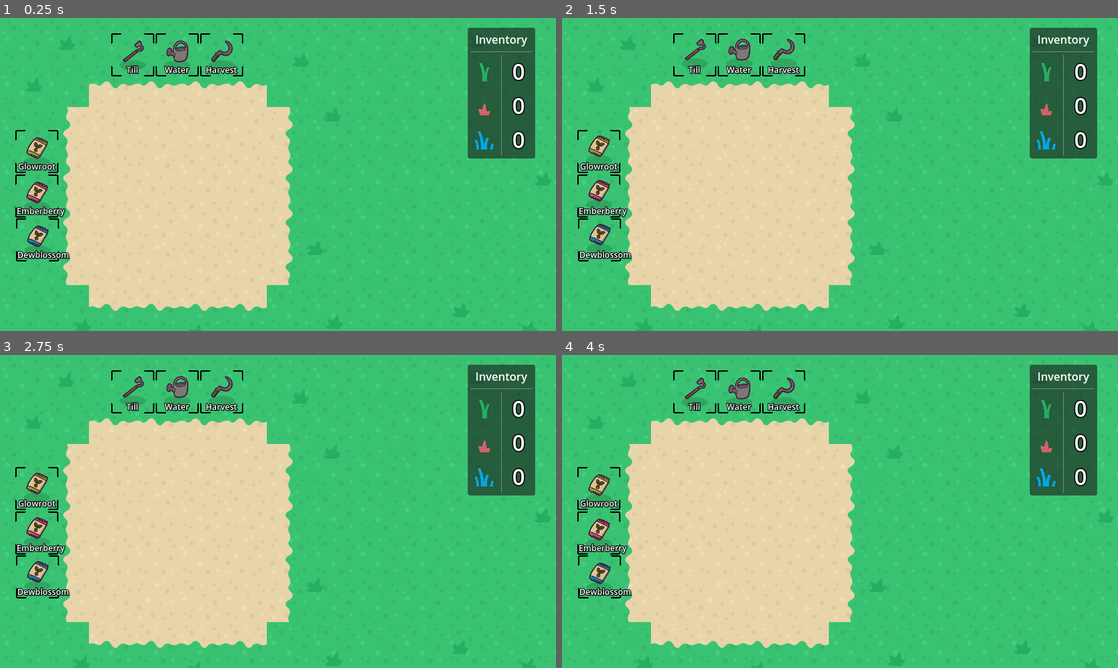
Above: before the commit, frames 1-4 (two rows, left to right).
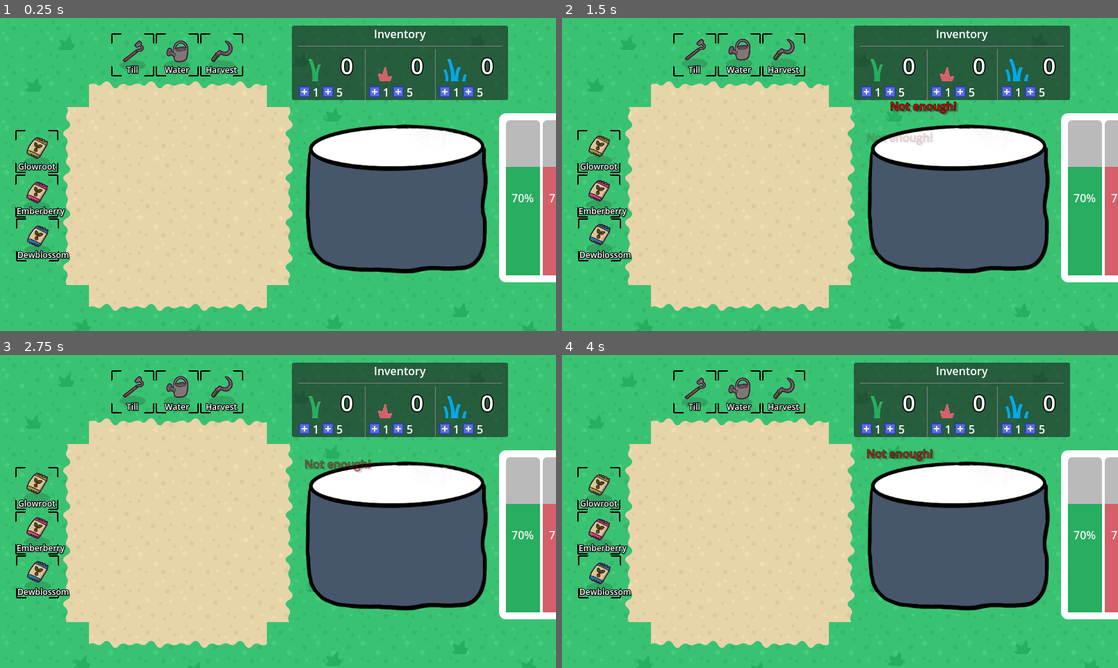
Above: after the commit, the same moments.

Repository: KurzweilTV/godotwild79
Game: Godot game, scene res://gameboard/Main.tscn
Same seed, same stepped clock (60 frames per second), same inputs: the game is played once before the commit and once after it.
Inputs (mouse positions are in pixels of both pictures, inside the frame that each line leads up to):
- Up to frame 1 (0.25 s): no input
- Up to frame 2 (1.5 s): click (867, 93) at 0.52 s; click (890, 93) at 1.27 s
- Up to frame 3 (2.75 s): click (305, 430) at 2.02 s
- Up to frame 4 (4 s): click (890, 430) at 2.77 s; click (867, 430) at 3.52 s

The runs differ from the first frame. In frame 1, 28% of the frame differs, in the area x 52-100%, y 2-85%; in frame 2, 28%; in frame 3, 28%; in frame 4, 28%.

Commit message:
adds totally new UI

Diff:
--- a/crops/resources/dewblossom.tres
+++ b/crops/resources/dewblossom.tres
@@ -10,4 +10,5 @@
 water_needed = 10.0
 sprite = ExtResource("2_w4nc7")
 harvest_yield = 1
+crop_color = Color(0.0862745, 0.658824, 0.913725, 1)
 metadata/_custom_type_script = "uid://ddw5m4nnn0bf6"
--- a/crops/resources/emberberry.tres
+++ b/crops/resources/emberberry.tres
@@ -10,4 +10,5 @@
 water_needed = 60.0
 sprite = ExtResource("2_uiqg1")
 harvest_yield = 1
+crop_color = Color(0.835294, 0.376471, 0.411765, 1)
 metadata/_custom_type_script = "uid://ddw5m4nnn0bf6"
--- a/crops/resources/glowroot.tres
+++ b/crops/resources/glowroot.tres
@@ -10,4 +10,5 @@
 water_needed = 10.0
 sprite = ExtResource("2_w5hg0")
 harvest_yield = 1
+crop_color = Color(0.152941, 0.682353, 0.376471, 1)
 metadata/_custom_type_script = "uid://ddw5m4nnn0bf6"
--- a/crops/scripts/crop_data.gd
+++ b/crops/scripts/crop_data.gd
@@ -6,3 +6,4 @@
 @export var water_needed: float = 50.0  # Minimum water required to grow. Might remove?
 @export var sprite: Texture2D  # Crop sprite
 @export var harvest_yield: int = 1  # How much you get when harvested
+@export var crop_color: Color # for cauldron color mixing
--- a/gameboard/Main.tscn
+++ b/gameboard/Main.tscn
@@ -26,8 +26,10 @@
 [ext_resource type="LabelSettings" uid="uid://k7ywr16t344m" path="res://ui/inv_label_settings.tres" id="21_t4dus"]
 [ext_resource type="Texture2D" uid="uid://ctnhxkpc5idmk" path="res://crops/art/grass4.png" id="22_46mt3"]
 [ext_resource type="Texture2D" uid="uid://c7kwm2uiu0otl" path="res://crops/art/sparkle_particlepng.png" id="23_fnfwq"]
+[ext_resource type="Texture2D" uid="uid://ckyxggn68vokn" path="res://ui/Buttons/AddButtonSmall.png" id="26_jgy31"]
 [ext_resource type="AudioStream" uid="uid://duaidpw3p8e67" path="res://audio/music/FarmersMarket.mp3" id="26_nu03s"]
 [ext_resource type="PackedScene" uid="uid://d38jq6ycjg8fp" path="res://gameboard/decoration/grass_deco.tscn" id="27_nu03s"]
+[ext_resource type="PackedScene" uid="uid://cbmdebv26mlj" path="res://gameboard/cauldron/Cauldron.tscn" id="30_keahd"]
 
 [sub_resource type="TileSetAtlasSource" id="TileSetAtlasSource_jcyhx"]
 texture = ExtResource("1_2rh0h")
@@ -254,26 +256,27 @@
 is_seed = true
 crop = ExtResource("19_nuy2r")
 
+[node name="Cauldron" parent="." instance=ExtResource("30_keahd")]
+position = Vector2(572, 252)
+
 [node name="GameUI" type="CanvasLayer" parent="."]
 
-[node name="InventoryUI" type="PanelContainer" parent="GameUI"]
+[node name="InventoryUI" type="PanelContainer" parent="GameUI" node_paths=PackedStringArray("cauldron")]
 anchors_preset = 1
 anchor_left = 1.0
 anchor_right = 1.0
-offset_left = -127.0
-offset_top = 14.0
-offset_right = -30.0
-offset_bottom = 202.0
+offset_left = -380.0
+offset_top = 11.0
+offset_right = -69.0
+offset_bottom = 118.0
 grow_horizontal = 0
-pivot_offset = Vector2(50, 95)
 script = ExtResource("20_46mt3")
+cauldron = NodePath("../../Cauldron")
 
 [node name="MarginContainer" type="MarginContainer" parent="GameUI/InventoryUI"]
 layout_mode = 2
-theme_override_constants/margin_left = 5
-theme_override_constants/margin_top = 5
-theme_override_constants/margin_right = 5
-theme_override_constants/margin_bottom = 5
+theme_override_constants/margin_left = 10
+theme_override_constants/margin_right = 10
 
 [node name="VBoxContainer" type="VBoxContainer" parent="GameUI/InventoryUI/MarginContainer"]
 layout_mode = 2
@@ -285,9 +288,10 @@
 vertical_alignment = 2
 
 [node name="InventoryParticle" type="GPUParticles2D" parent="GameUI/InventoryUI/MarginContainer/VBoxContainer/Title"]
+unique_name_in_owner = true
 position = Vector2(43, 33)
 emitting = false
-amount = 20
+amount = 10
 texture = ExtResource("23_fnfwq")
 lifetime = 2.0
 one_shot = true
@@ -301,42 +305,24 @@
 
 [node name="HBoxContainer" type="HBoxContainer" parent="GameUI/InventoryUI/MarginContainer/VBoxContainer"]
 layout_mode = 2
-size_flags_vertical = 3
-
-[node name="Icons" type="VBoxContainer" parent="GameUI/InventoryUI/MarginContainer/VBoxContainer/HBoxContainer"]
+
+[node name="VBoxContainer" type="VBoxContainer" parent="GameUI/InventoryUI/MarginContainer/VBoxContainer/HBoxContainer"]
+layout_mode = 2
+
+[node name="HBoxContainer" type="HBoxContainer" parent="GameUI/InventoryUI/MarginContainer/VBoxContainer/HBoxContainer/VBoxContainer"]
+layout_mode = 2
+
+[node name="GreenIcon" type="TextureRect" parent="GameUI/InventoryUI/MarginContainer/VBoxContainer/HBoxContainer/VBoxContainer/HBoxContainer"]
 layout_mode = 2
 size_flags_horizontal = 3
-
-[node name="GreenIcon" type="TextureRect" parent="GameUI/InventoryUI/MarginContainer/VBoxContainer/HBoxContainer/Icons"]
-layout_mode = 2
 size_flags_vertical = 3
 texture = ExtResource("20_cj87h")
-expand_mode = 1
+expand_mode = 2
 stretch_mode = 4
 
-[node name="RedIcon" type="TextureRect" parent="GameUI/InventoryUI/MarginContainer/VBoxContainer/HBoxContainer/Icons"]
-layout_mode = 2
-size_flags_vertical = 3
-texture = ExtResource("21_7624x")
-expand_mode = 1
-stretch_mode = 4
-
-[node name="BlueIcon" type="TextureRect" parent="GameUI/InventoryUI/MarginContainer/VBoxContainer/HBoxContainer/Icons"]
-layout_mode = 2
-size_flags_vertical = 3
-texture = ExtResource("22_46mt3")
-expand_mode = 1
-stretch_mode = 4
-
-[node name="VSeparator" type="VSeparator" parent="GameUI/InventoryUI/MarginContainer/VBoxContainer/HBoxContainer"]
-layout_mode = 2
-
-[node name="Counts" type="VBoxContainer" parent="GameUI/InventoryUI/MarginContainer/VBoxContainer/HBoxContainer"]
-layout_mode = 2
-size_flags_horizontal = 3
-
-[node name="GreenCount" type="Label" parent="GameUI/InventoryUI/MarginContainer/VBoxContainer/HBoxContainer/Counts"]
+[node name="GreenCount" type="Label" parent="GameUI/InventoryUI/MarginContainer/VBoxContainer/HBoxContainer/VBoxContainer/HBoxContainer"]
 unique_name_in_owner = true
+custom_minimum_size = Vector2(40, 0)
 layout_mode = 2
 size_flags_vertical = 3
 text = "0"
@@ -344,8 +330,47 @@
 horizontal_alignment = 1
 vertical_alignment = 2
 
-[node name="RedCount" type="Label" parent="GameUI/InventoryUI/MarginContainer/VBoxContainer/HBoxContainer/Counts"]
+[node name="Buttons" type="HBoxContainer" parent="GameUI/InventoryUI/MarginContainer/VBoxContainer/HBoxContainer/VBoxContainer"]
+layout_mode = 2
+
+[node name="TextureButton" type="TextureButton" parent="GameUI/InventoryUI/MarginContainer/VBoxContainer/HBoxContainer/VBoxContainer/Buttons"]
+layout_mode = 2
+size_flags_vertical = 4
+texture_normal = ExtResource("26_jgy31")
+
+[node name="Label" type="Label" parent="GameUI/InventoryUI/MarginContainer/VBoxContainer/HBoxContainer/VBoxContainer/Buttons"]
+layout_mode = 2
+text = "1"
+
+[node name="TextureButton2" type="TextureButton" parent="GameUI/InventoryUI/MarginContainer/VBoxContainer/HBoxContainer/VBoxContainer/Buttons"]
+layout_mode = 2
+size_flags_vertical = 4
+texture_normal = ExtResource("26_jgy31")
+
+[node name="Label2" type="Label" parent="GameUI/InventoryUI/MarginContainer/VBoxContainer/HBoxContainer/VBoxContainer/Buttons"]
+layout_mode = 2
+text = "5"
+
+[node name="VSeparator" type="VSeparator" parent="GameUI/InventoryUI/MarginContainer/VBoxContainer/HBoxContainer"]
+layout_mode = 2
+
+[node name="VBoxContainer2" type="VBoxContainer" parent="GameUI/InventoryUI/MarginContainer/VBoxContainer/HBoxContainer"]
+layout_mode = 2
+
+[node name="HBoxContainer" type="HBoxContainer" parent="GameUI/InventoryUI/MarginContainer/VBoxContainer/HBoxContainer/VBoxContainer2"]
+layout_mode = 2
+
+[node name="RedIcon" type="TextureRect" parent="GameUI/InventoryUI/MarginContainer/VBoxContainer/HBoxContainer/VBoxContainer2/HBoxContainer"]
+layout_mode = 2
+size_flags_horizontal = 3
+size_flags_vertical = 3
+texture = ExtResource("21_7624x")
+expand_mode = 2
+stretch_mode = 4
+
+[node name="RedCount" type="Label" parent="GameUI/InventoryUI/MarginContainer/VBoxContainer/HBoxContainer/VBoxContainer2/HBoxContainer"]
 unique_name_in_owner = true
+custom_minimum_size = Vector2(40, 0)
 layout_mode = 2
 size_flags_vertical = 3
 text = "0"
@@ -353,8 +378,47 @@
 horizontal_alignment = 1
 vertical_alignment = 2
 
-[node name="BlueCount" type="Label" parent="GameUI/InventoryUI/MarginContainer/VBoxContainer/HBoxContainer/Counts"]
+[node name="Buttons" type="HBoxContainer" parent="GameUI/InventoryUI/MarginContainer/VBoxContainer/HBoxContainer/VBoxContainer2"]
+layout_mode = 2
+
+[node name="TextureButton" type="TextureButton" parent="GameUI/InventoryUI/MarginContainer/VBoxContainer/HBoxContainer/VBoxContainer2/Buttons"]
+layout_mode = 2
+size_flags_vertical = 4
+texture_normal = ExtResource("26_jgy31")
+
+[node name="Label" type="Label" parent="GameUI/InventoryUI/MarginContainer/VBoxContainer/HBoxContainer/VBoxContainer2/Buttons"]
+layout_mode = 2
+text = "1"
+
+[node name="TextureButton2" type="TextureButton" parent="GameUI/InventoryUI/MarginContainer/VBoxContainer/HBoxContainer/VBoxContainer2/Buttons"]
+layout_mode = 2
+size_flags_vertical = 4
+texture_normal = ExtResource("26_jgy31")
+
+[node name="Label2" type="Label" parent="GameUI/InventoryUI/MarginContainer/VBoxContainer/HBoxContainer/VBoxContainer2/Buttons"]
+layout_mode = 2
+text = "5"
+
+[node name="VSeparator2" type="VSeparator" parent="GameUI/InventoryUI/MarginContainer/VBoxContainer/HBoxContainer"]
+layout_mode = 2
+
+[node name="VBoxContainer3" type="VBoxContainer" parent="GameUI/InventoryUI/MarginContainer/VBoxContainer/HBoxContainer"]
+layout_mode = 2
+
+[node name="HBoxContainer" type="HBoxContainer" parent="GameUI/InventoryUI/MarginContainer/VBoxContainer/HBoxContainer/VBoxContainer3"]
+layout_mode = 2
+
+[node name="BlueIcon" type="TextureRect" parent="GameUI/InventoryUI/MarginContainer/VBoxContainer/HBoxContainer/VBoxContainer3/HBoxContainer"]
+layout_mode = 2
+size_flags_horizontal = 3
+size_flags_vertical = 3
+texture = ExtResource("22_46mt3")
+expand_mode = 2
+stretch_mode = 4
+
+[node name="BlueCount" type="Label" parent="GameUI/InventoryUI/MarginContainer/VBoxContainer/HBoxContainer/VBoxContainer3/HBoxContainer"]
 unique_name_in_owner = true
+custom_minimum_size = Vector2(40, 0)
 layout_mode = 2
 size_flags_vertical = 3
 text = "0"
@@ -362,9 +426,37 @@
 horizontal_alignment = 1
 vertical_alignment = 2
 
+[node name="Buttons" type="HBoxContainer" parent="GameUI/InventoryUI/MarginContainer/VBoxContainer/HBoxContainer/VBoxContainer3"]
+layout_mode = 2
+
+[node name="TextureButton" type="TextureButton" parent="GameUI/InventoryUI/MarginContainer/VBoxContainer/HBoxContainer/VBoxContainer3/Buttons"]
+layout_mode = 2
+size_flags_vertical = 4
+texture_normal = ExtResource("26_jgy31")
+
+[node name="Label" type="Label" parent="GameUI/InventoryUI/MarginContainer/VBoxContainer/HBoxContainer/VBoxContainer3/Buttons"]
+layout_mode = 2
+text = "1"
+
+[node name="TextureButton2" type="TextureButton" parent="GameUI/InventoryUI/MarginContainer/VBoxContainer/HBoxContainer/VBoxContainer3/Buttons"]
+layout_mode = 2
+size_flags_vertical = 4
+texture_normal = ExtResource("26_jgy31")
+
+[node name="Label2" type="Label" parent="GameUI/InventoryUI/MarginContainer/VBoxContainer/HBoxContainer/VBoxContainer3/Buttons"]
+layout_mode = 2
+text = "5"
+
 [node name="Sounds" type="Node" parent="."]
 
 [node name="Music" type="AudioStreamPlayer" parent="Sounds"]
 stream = ExtResource("26_nu03s")
 volume_db = -5.0
 bus = &"Music"
+
+[connection signal="pressed" from="GameUI/InventoryUI/MarginContainer/VBoxContainer/HBoxContainer/VBoxContainer/Buttons/TextureButton" to="Cauldron" method="_on_add_glowroot_one_pressed"]
+[connection signal="pressed" from="GameUI/InventoryUI/MarginContainer/VBoxContainer/HBoxContainer/VBoxContainer/Buttons/TextureButton2" to="Cauldron" method="_on_add_glowroot_five_pressed"]
+[connection signal="pressed" from="GameUI/InventoryUI/MarginContainer/VBoxContainer/HBoxContainer/VBoxContainer2/Buttons/TextureButton" to="Cauldron" method="_on_add_emberberry_one_pressed"]
+[connection signal="pressed" from="GameUI/InventoryUI/MarginContainer/VBoxContainer/HBoxContainer/VBoxContainer2/Buttons/TextureButton2" to="Cauldron" method="_on_add_emberberry_five_pressed"]
+[connection signal="pressed" from="GameUI/InventoryUI/MarginContainer/VBoxContainer/HBoxContainer/VBoxContainer3/Buttons/TextureButton" to="Cauldron" method="_on_add_dewblossom_one_pressed"]
+[connection signal="pressed" from="GameUI/InventoryUI/MarginContainer/VBoxContainer/HBoxContainer/VBoxContainer3/Buttons/TextureButton2" to="Cauldron" method="_on_add_dewblossom_five_pressed"]
--- /dev/null
+++ b/gameboard/cauldron/Cauldron.tscn
@@ -0,0 +1,82 @@
+[gd_scene load_steps=8 format=3 uid="uid://cbmdebv26mlj"]
+
+[ext_resource type="Texture2D" uid="uid://q1kkf68480yx" path="res://gameboard/cauldron/art/prototype_cauldron.png" id="1_0tuof"]
+[ext_resource type="Script" uid="uid://dqmvkcu4bxjfe" path="res://gameboard/cauldron/scripts/cauldron.gd" id="1_f7bjt"]
+[ext_resource type="Texture2D" uid="uid://dmd6ijv1sch0n" path="res://gameboard/cauldron/art/prototype_cauldron_liquid.png" id="1_rjscg"]
+
+[sub_resource type="StyleBoxFlat" id="StyleBoxFlat_f7bjt"]
+bg_color = Color(1, 1, 1, 1)
+border_blend = true
+corner_radius_top_left = 10
+corner_radius_top_right = 10
+corner_radius_bottom_right = 10
+corner_radius_bottom_left = 10
+
+[sub_resource type="StyleBoxFlat" id="StyleBoxFlat_51fau"]
+bg_color = Color(0.152941, 0.682353, 0.376471, 1)
+
+[sub_resource type="StyleBoxFlat" id="StyleBoxFlat_nofs7"]
+bg_color = Color(0.835294, 0.376471, 0.411765, 1)
+
+[sub_resource type="StyleBoxFlat" id="StyleBoxFlat_jcgkj"]
+bg_color = Color(0.0862745, 0.658824, 0.913725, 1)
+
+[node name="Cauldron" type="Node2D"]
+script = ExtResource("1_f7bjt")
+
+[node name="Liquid" type="Sprite2D" parent="."]
+position = Vector2(1, 0)
+scale = Vector2(0.7, 0.7)
+texture = ExtResource("1_rjscg")
+
+[node name="Body" type="Sprite2D" parent="."]
+position = Vector2(0, 0.5)
+scale = Vector2(0.7, 0.7)
+texture = ExtResource("1_0tuof")
+
+[node name="Mixbars" type="PanelContainer" parent="."]
+offset_left = 146.0
+offset_top = -115.0
+offset_right = 323.0
+offset_bottom = 128.0
+theme_override_styles/panel = SubResource("StyleBoxFlat_f7bjt")
+
+[node name="MarginContainer" type="MarginContainer" parent="Mixbars"]
+layout_mode = 2
+theme_override_constants/margin_left = 10
+theme_override_constants/margin_top = 10
+theme_override_constants/margin_right = 10
+theme_override_constants/margin_bottom = 10
+
+[node name="Barbox" type="HBoxContainer" parent="Mixbars/MarginContainer"]
+layout_mode = 2
+
+[node name="Ingredient1" type="ProgressBar" parent="Mixbars/MarginContainer/Barbox"]
+layout_mode = 2
+size_flags_horizontal = 3
+size_flags_vertical = 1
+theme_override_styles/fill = SubResource("StyleBoxFlat_51fau")
+max_value = 10.0
+step = 1.0
+value = 7.0
+fill_mode = 3
+
+[node name="Ingredient2" type="ProgressBar" parent="Mixbars/MarginContainer/Barbox"]
+layout_mode = 2
+size_flags_horizontal = 3
+size_flags_vertical = 1
+theme_override_styles/fill = SubResource("StyleBoxFlat_nofs7")
+max_value = 10.0
+step = 1.0
+value = 7.0
+fill_mode = 3
+
+[node name="Ingredient3" type="ProgressBar" parent="Mixbars/MarginContainer/Barbox"]
+layout_mode = 2
+size_flags_horizontal = 3
+size_flags_vertical = 1
+theme_override_styles/fill = SubResource("StyleBoxFlat_jcgkj")
+max_value = 10.0
+step = 1.0
+value = 7.0
+fill_mode = 3
--- /dev/null
+++ b/gameboard/cauldron/scripts/cauldron.gd
@@ -0,0 +1,76 @@
+class_name Cauldron
+extends Node2D
+
+@export var cook_slot_1: Dictionary = {}
+@export var cook_slot_2: Dictionary = {}
+
+const DEWBLOSSOM = preload("res://crops/resources/dewblossom.tres") # Blue
+const EMBERBERRY = preload("res://crops/resources/emberberry.tres") # Red
+const GLOWROOT = preload("res://crops/resources/glowroot.tres") # Green
+
+@onready var liquid: Sprite2D = $Liquid
+
+func update_liquid_color():
+	var total_quantity = 0
+	var weighted_color = Color(0, 0, 0, 0)
+
+	# List of active ingredient slots
+	var ingredient_slots = [cook_slot_1, cook_slot_2]
+
+	for slot in ingredient_slots:
+		if slot and slot.has("crop") and slot.has("count"):
+			var crop: Crop = slot["crop"]
+			var count: int = slot["count"]
+
+			if crop and count > 0:
+				total_quantity += count
+				weighted_color += crop.crop_color * count
+
+	if total_quantity > 0:
+		weighted_color /= total_quantity
+
+	liquid.modulate = weighted_color
+
+
+func add_ingredient(ingredient: Crop, amount: int) -> void:
+	var ingredient_name = ingredient.crop_name
+
+	if Inventory.has_item(ingredient_name, amount):
+		Inventory.remove_item(ingredient_name, amount)
+
+		var slots = [cook_slot_1, cook_slot_2]
+
+		for i in range(slots.size()):
+			if slots[i].has("crop") and slots[i]["crop"] == ingredient:
+				slots[i]["count"] += amount
+				update_liquid_color()
+				return
+
+		for i in range(slots.size()):
+			if slots[i].is_empty():
+				slots[i]["crop"] = ingredient
+				slots[i]["count"] = amount
+				update_liquid_color()
+				return
+	else:
+		GlobalCursor.float_text("Not enough!", Color.RED)
+		print("Not enough ", ingredient_name, " in inventory")
+
+# BUTTON FUNCTIONS
+func _on_add_glowroot_one_pressed() -> void:
+	add_ingredient(GLOWROOT, 1)
+
+func _on_add_glowroot_five_pressed() -> void:
+	add_ingredient(GLOWROOT, 5)
+
+func _on_add_emberberry_one_pressed() -> void:
+	add_ingredient(EMBERBERRY, 1)
+
+func _on_add_emberberry_five_pressed() -> void:
+	add_ingredient(EMBERBERRY, 5)
+
+func _on_add_dewblossom_one_pressed() -> void:
+	add_ingredient(DEWBLOSSOM, 1)
+
+func _on_add_dewblossom_five_pressed() -> void:
+	add_ingredient(DEWBLOSSOM, 5)
--- a/globals/FloatingText.tscn
+++ b/globals/FloatingText.tscn
@@ -19,8 +19,8 @@
 	self.modulate = color
 
 	var tween = get_tree().create_tween()
-	var start_pos = position
-	var end_pos = start_pos - Vector2(0, 20)  # Moves upward
+	var start_pos = position + Vector2(0, 40)
+	var end_pos = start_pos - Vector2(0, -20)  # Moves upward
 
 	# Animate position and opacity
 	tween.tween_property(self, \"position\", end_pos, lifetime)
@@ -31,7 +31,7 @@
 "
 
 [node name="FloatingText" type="Label"]
-z_index = 10
+z_index = 100
 z_as_relative = false
 offset_left = -32.0
 offset_top = -13.0
--- a/globals/inventory.gd
+++ b/globals/inventory.gd
@@ -1,5 +1,6 @@
 extends Node
 
+@warning_ignore("unused_signal")
 signal item_added
 
 @export var ui_location: Vector2
--- a/globals/settings.gd
+++ b/globals/settings.gd
@@ -1,4 +1,4 @@
 extends Node
 
-var music_enabled := true
+var music_enabled := false
 var sound_enabled := true
--- /dev/null
+++ b/mixtures/scripts/mixtures.gd
@@ -0,0 +1,7 @@
+class_name Mixtures
+extends Resource
+
+@export var ingredient_1 : Crop
+@export var ingredient_2 : Crop
+
+@export var mixture_icon : Texture2D
--- a/project.godot
+++ b/project.godot
@@ -26,11 +26,10 @@
 
 [display]
 
-window/size/viewport_width=1600
-window/size/viewport_height=900
+window/size/viewport_width=800
+window/size/viewport_height=450
 window/size/mode=3
 window/stretch/mode="canvas_items"
-window/stretch/scale=2.0
 mouse_cursor/custom_image="uid://d05rlc7f7b14n"
 mouse_cursor/custom_image_hotspot=Vector2(10, 0)
 
--- a/ui/scripts/inventory_ui.gd
+++ b/ui/scripts/inventory_ui.gd
@@ -1,7 +1,8 @@
 extends PanelContainer
 
+@export var cauldron : Cauldron
 
-@onready var inventory_particle: GPUParticles2D = $MarginContainer/VBoxContainer/Title/InventoryParticle
+@onready var inventory_particle: GPUParticles2D = %InventoryParticle
 @onready var green_count: Label = %GreenCount
 @onready var red_count: Label = %RedCount
 @onready var blue_count: Label = %BlueCount
@@ -12,10 +13,10 @@
 	Inventory.item_added.connect(animate_ui)
 
 func animate_ui() -> void:
-	var new_particles = inventory_particle.duplicate()  # Duplicate the existing particles
-	get_tree().current_scene.add_child(new_particles)  # Add to the scene
-	new_particles.global_position = inventory_particle.global_position  # Set the same position
-	new_particles.emitting = true  # Start emitting
+	var new_particles = inventory_particle.duplicate()
+	get_tree().current_scene.add_child(new_particles)
+	new_particles.global_position = inventory_particle.global_position
+	new_particles.emitting = true
 	await get_tree().create_timer(new_particles.lifetime).timeout
 	new_particles.queue_free()
 
Binary file added: crops/art/crop_growing 2.png
Binary file added: crops/art/crop_growing_2.png
Binary file added: crops/art/grass1_fruited.png
Binary file added: crops/art/grass4-fruited.png
Binary file changed: crops/art/leaf_particle.png
Not shown: 1 places in gameboard/Main.tscn that only renumber resources
Binary file added: gameboard/cauldron/art/prototype_cauldron.png
Binary file added: gameboard/cauldron/art/prototype_cauldron_liquid.png
Not shown, added: gameboard/cauldron/scripts/cauldron.gd.uid
Not shown, added: mixtures/scripts/mixtures.gd.uid
Binary file added: ui/Buttons/AddButton.aseprite
Binary file added: ui/Buttons/AddButton.png
(and 5 more such lines)
